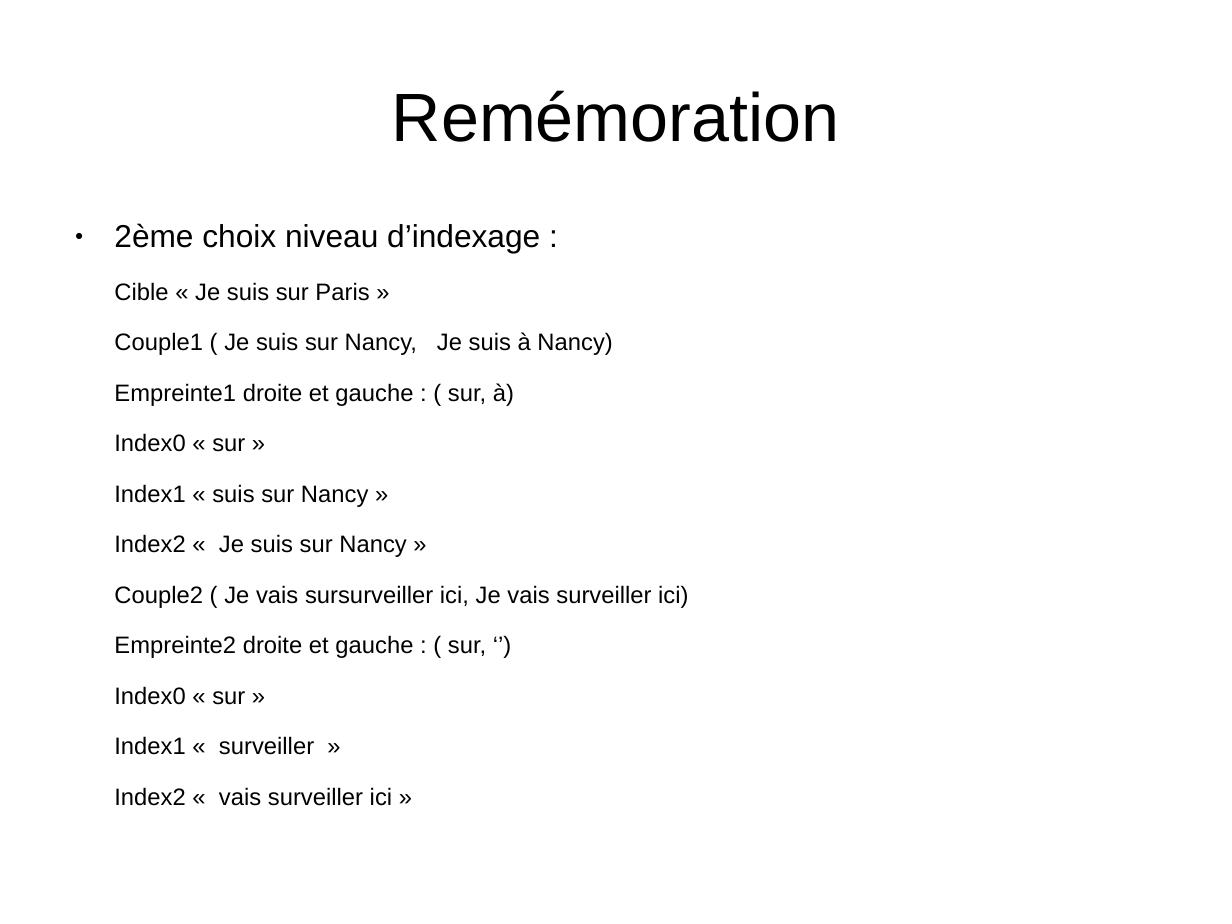
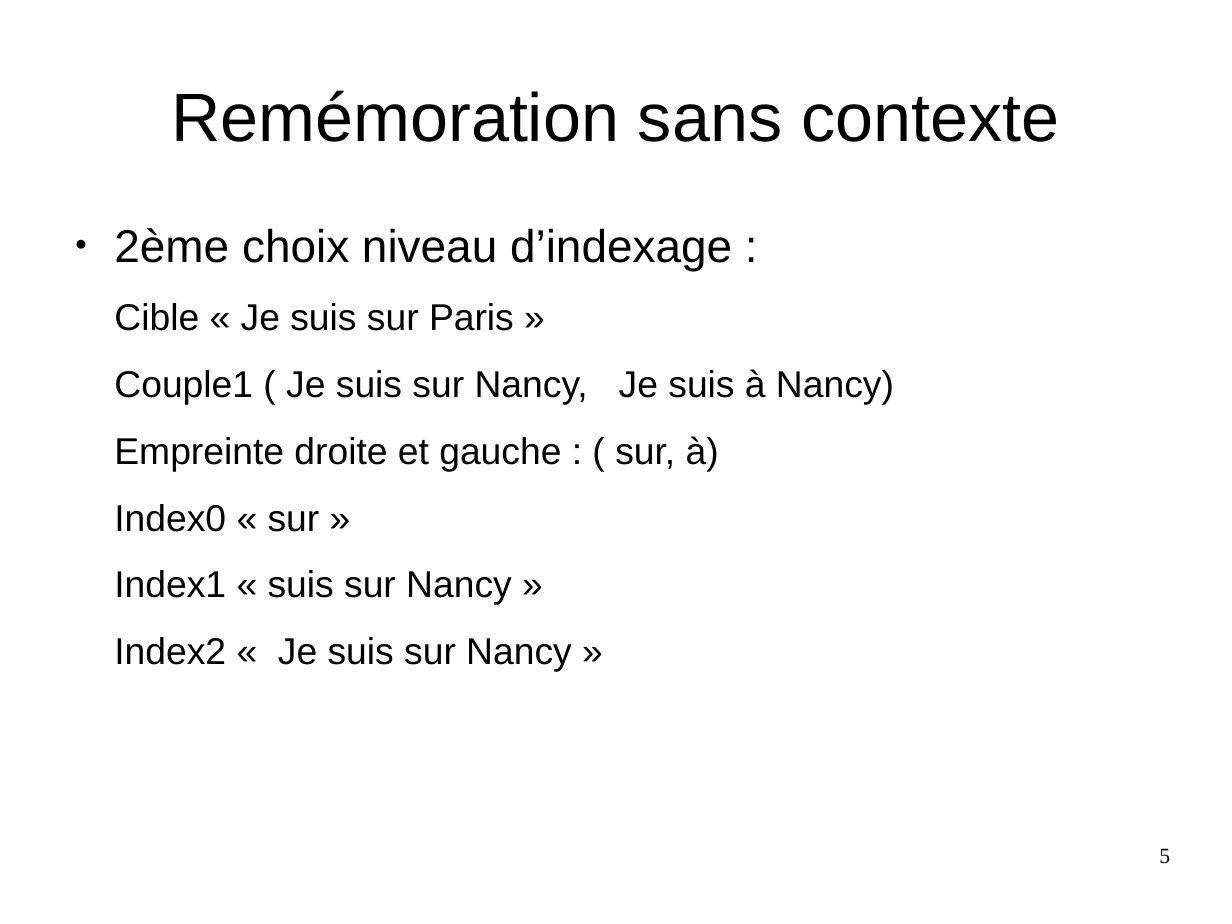
Before and after one commit to Sle3pingForest/StageL3, a slide deck: slide 5 of RapportAndre/pres.odp (slide 4 before the commit). Drawn at 1232x924 pixels with LibreOffice and Linux fonts; fonts in the diff are those of the drawing. Boxes give left, top, right and bottom in pixels: in the first picture for what was removed or moved away, otherwise in the second. Text is boxed around its words. In the diff, an @@ line names an element or a change of style, - is before the commit and + after.

```diff
--- a/RapportAndre/pres.odp
+++ b/RapportAndre/pres.odp
@@ title at box(171, 90, 1059, 142): text changed @@
-Remémoration
+Remémoration sans contexte
@@ text at box(114, 228, 894, 672): size 20.4 to 29.6 pt in "2ème choix niveau d’indexage :"; size 15.3 to 24.1 pt in "Cible « Je suis sur Paris »", "Couple1 ( Je suis sur Nancy, Je ...", "Index0 « sur »", "Index1 « suis sur Nancy »" and 1 more places @@
@@ text at box(114, 436, 719, 472): text changed; size 15.3 to 24.1 pt @@
-Empreinte1 droite et gauche : ( sur, à)
+Empreinte droite et gauche : ( sur, à)
@@ text at box(114, 585, 688, 755): paragraphs removed @@
-Couple2 ( Je vais sursurveiller ici, Je vais surveiller ici)
-Empreinte2 droite et gauche : ( sur, ‘’)
-Index0 « sur »
-Index1 « surveiller »
-Index2 « vais surveiller ici »
@@ page number added at box(1159, 848, 1170, 864), 14 pt, text #000000 @@
+5
```
Also in this commit, not shown: 4 other slides changed, 5 slides added, 1 other file.
